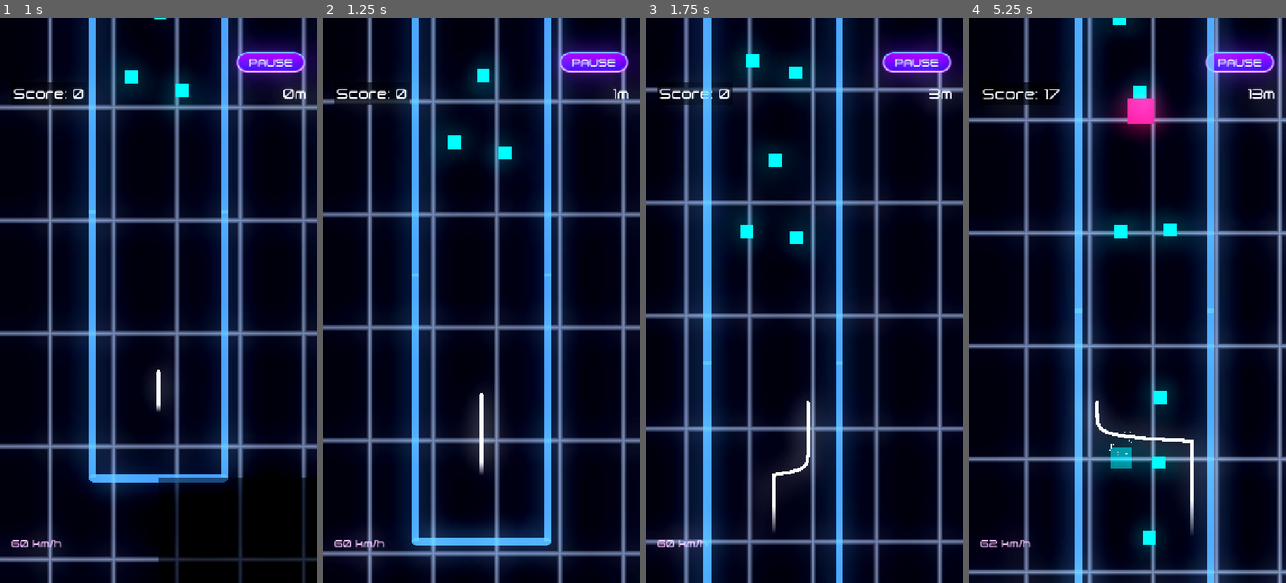
Above: before the commit, frames 1-4 (left to right).
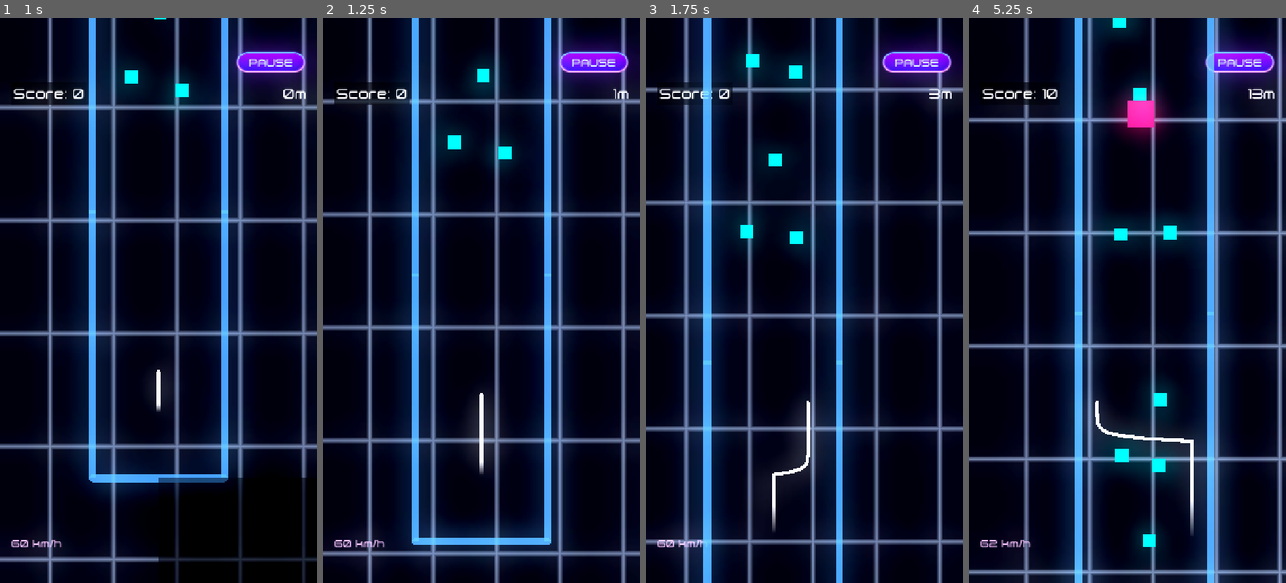
Above: after the commit, the same moments.

Repository: topher235/neon-drifter
Game: Godot game, scene res://scenes/main/main.tscn
Two runs of this game, one before a commit and one after it. Both use one fixed random seed, a clock stepped at 60 frames per second and the inputs below.
Inputs (mouse positions are in pixels of both pictures, inside the frame that each line leads up to):
- Up to frame 1 (1 s): click "PLAY" at 0.5 s
- Up to frame 2 (1.25 s): no input
- Up to frame 3 (1.75 s): tap Enter (ui_accept) at 1.25, 1.52 s; move the mouse to (874, 272) at 1.27 s; press the mouse at (874, 272) at 1.28 s
- Up to frame 4 (5.25 s): move the mouse to (1064, 328) at 2.02 s; release the mouse at (1064, 328) at 2.03 s; click (1064, 328) at 2.1 s; tap Enter (ui_accept) at 2.27, 3.77, 4.52 s; move the mouse to (1159, 176) at 2.77 s; press the mouse at (1159, 176) at 2.78 s; move the mouse to (1111, 413) at 3.52 s; release the mouse at (1111, 413) at 3.53 s; click (1111, 413) at 3.6 s; move the mouse to (1222, 385) at 4.27 s; press the mouse at (1222, 385) at 4.28 s; move the mouse to (1032, 215) at 5.02 s; release the mouse at (1032, 215) at 5.03 s; click (1032, 215) at 5.1 s

Frame 1 is identical in both runs. In frame 2, less than 0.1% of the frame differs, in the area x 29-71%, y 93-94%; in frame 3, less than 0.1%; in frame 4, 0.8%, in the area x 4-78%, y 1-94%.

Commit message:
Update player speed increase formula

Diff:
--- a/autoload/game_manager.gd
+++ b/autoload/game_manager.gd
@@ -21,18 +21,19 @@
 var max_combo: int        = 0
 var orbs_collected: int   = 0
 # Distance & Speed
-var distance_traveled: float      = 0.0
-var current_speed: float          = 300.0
-var base_speed: float             = 300.0
-var max_speed: float              = 800.0
-var speed_increase_rate: float    = 2.0  # pixels/sec increase per second
-var speed_boost_multiplier: float = 1.5
-var speed_boost_duration: float   = 0.0
-var slowdown_multiplier: float    = 1.0
-var slowdown_duration: float      = 0.0
-var orb_multiplier_active: bool   = false
+var distance_traveled: float       = 0.0
+var current_speed: float           = 300.0
+var base_speed: float              = 300.0
+var max_speed: float               = 800.0
+var speed_increase_rate: float     = 2.0  # speed increase per distance milestone
+var speed_increase_interval: float = 20.0  # distance units between speed increases
+var speed_boost_multiplier: float  = 1.5
+var speed_boost_duration: float    = 0.0
+var slowdown_multiplier: float     = 1.0
+var slowdown_duration: float       = 0.0
+var orb_multiplier_active: bool    = false
 var orb_multiplier_duration: float = 0.0
-var orb_point_multiplier: int     = 2  # Doubles orb value
+var orb_point_multiplier: int      = 2  # Doubles orb value
 # Difficulty
 var game_time: float  = 0.0
 var difficulty: float = 0.0
@@ -50,7 +51,7 @@
 # Death tracking
 var death_cause: String = ""  # "pillar", "pulse_gate", "timeout"
 # Collectible tracking (for daily challenge stats)
-var total_collectibles_in_run: int = 0
+var total_collectibles_in_run: int     = 0
 var collectibles_collected_in_run: int = 0
 
 
@@ -284,8 +285,10 @@
 
 
 func _update_speed(delta: float) -> void:
-    # Natural speed increase
-    var target_speed = min(base_speed + (game_time * speed_increase_rate), max_speed)
+    # Natural speed increase based on distance traveled
+    # Calculate how many distance milestones have been reached
+    var distance_milestones = floor(distance_traveled / speed_increase_interval)
+    var target_speed        = min(base_speed + (distance_milestones * speed_increase_rate), max_speed)
 
     # Apply speed boost
     if speed_boost_duration > 0.0:
--- a/scenes/ui/game_over.gd
+++ b/scenes/ui/game_over.gd
@@ -25,6 +25,8 @@
     final_score = score
     final_distance = distance
 
+    # Small wait so player can see where they died
+    await get_tree().create_timer(0.15).timeout
     _display_stats()
     _show_screen()
 
